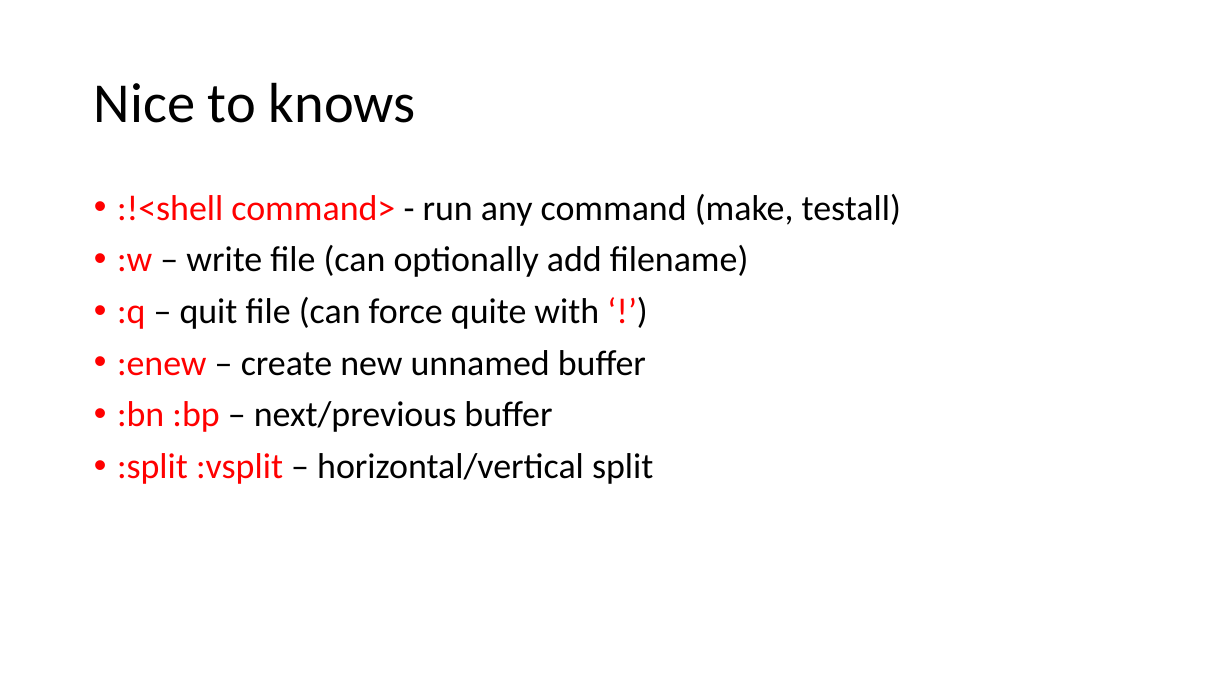
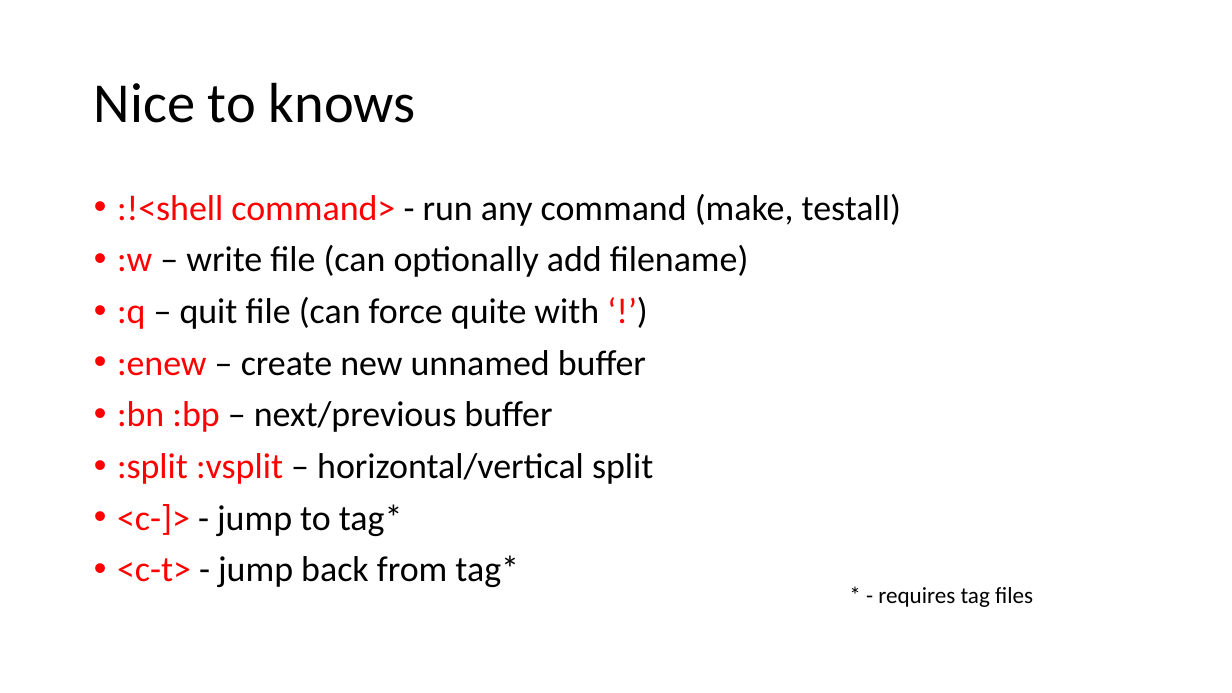
Before and after one commit to aviralmansingka/vim-talks, a slide deck: slide 11 of vim-talks.pptx. Drawn at 1232x693 pixels with LibreOffice and Linux fonts; fonts in the diff are those of the drawing. Boxes give left, top, right and bottom in pixels: in the first picture for what was removed or moved away, otherwise in the second. Text is boxed around its words. In the diff, an @@ line names an element or a change of style, - is before the commit and + after.

Commit message:
Updated presentation with tags

```diff
--- a/vim-talks.pptx
+++ b/vim-talks.pptx
@@ text at [117, 504, 519, 587]: paragraphs added @@
+• <c-]> - jump to tag*
+• <c-t> - jump back from tag*
@@ text added at [878, 587, 1033, 607], 18 pt, text #000000 @@
+* - requires tag files
```
